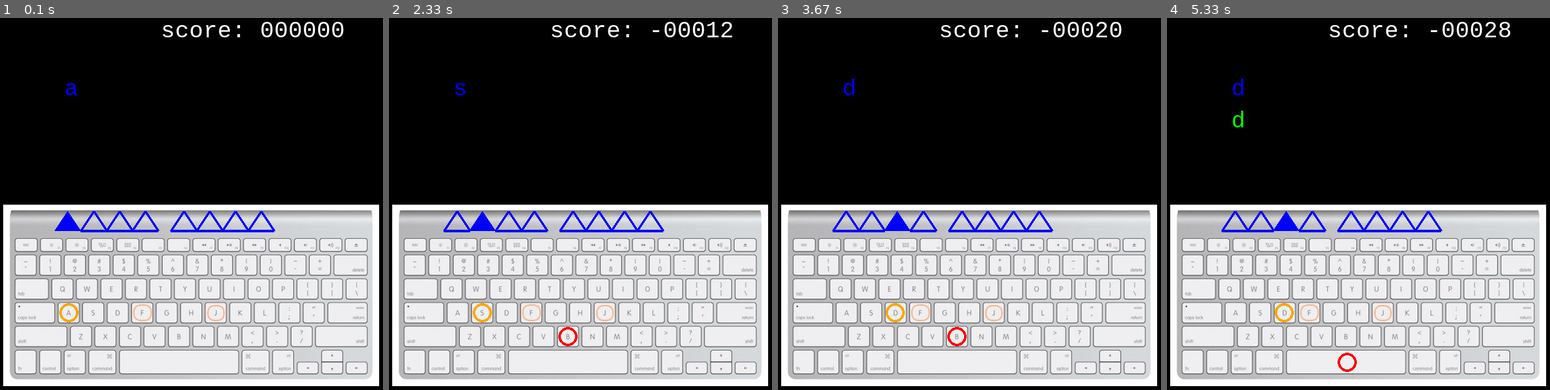
Above: before the commit, frames 1-4 (left to right).
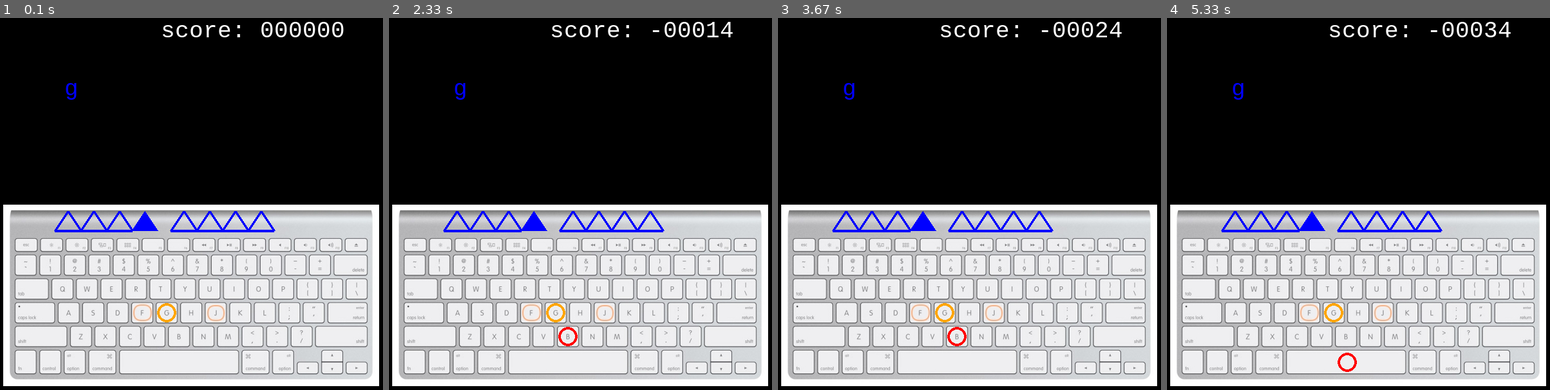
Above: after the commit, the same moments.

Repository: litdream/TypingGym
Game: pygame game, started from module_1.py
Two runs of this game, one before a commit and one after it. Both use one fixed random seed, a clock stepped at 60 frames per second and the inputs below.
Inputs:
- Up to frame 1 (0.1 s): no input
- Up to frame 2 (2.33 s): tap Enter at 0.33 s; hold D 0.67-1.13 s; tap Space at 0.73, 1.03, 1.23, 1.57, 1.87, 2.07 s; tap B at 0.82, 2.15 s; hold W 1.17-1.47 s; tap C at 1.32 s; hold D 1.5-1.97 s; hold A from 2 s (still down)
- Up to frame 3 (3.67 s): tap Space at 2.37, 2.63, 2.97, 3.27, 3.4 s; release A at 2.53 s; hold S 2.57-2.87 s; tap C at 2.72 s; hold A 2.9-3.3 s; hold W from 3.33 s (still down); tap B at 3.48 s
- Up to frame 4 (5.33 s): release W at 3.7 s; hold D 3.73-4.37 s; tap Space at 3.8, 4.1, 4.47, 4.87, 5.17 s; tap C at 3.88 s; hold S 4.4-4.77 s; hold A 4.8-5.27 s; tap B at 4.95 s; hold D from 5.3 s (still down)

The runs differ from the first frame. In frame 1, 0.6% of the frame differs, in the area x 14-47%, y 17-82%; in frame 2, 0.7%; in frame 3, 0.6%; in frame 4, 0.8%, in the area x 17-90%, y 1-82%.

Commit message:
level edge case.

Diff:
--- a/module_1.py
+++ b/module_1.py
@@ -164,6 +164,8 @@
         word_practice(words, wcnt)
         clap()
 
+    _lvl_player("abcdefghijklmnopqrstuvwxyz", all_words[11], 1, increment=11)
+
     _lvl_player("asdf", all_words[0], 5, 10, increment=1)
     _lvl_player("jkl;", all_words[1], 3, 20, increment=2)
     #_lvl_player("jkl;", all_words[1], 3, 30, increment=2)
@@ -176,6 +178,7 @@
     _lvl_player("tgbyhn", all_words[8], increment=9)
     _lvl_player("asdfjklqweruiopzxcvnm", all_words[9], 1, increment=10)
     _lvl_player("asdfjkltgbyhn", all_words[10], 2, increment=11)
+    _lvl_player("abcdefghijklmnopqrstuvwxyz", all_words[11], 2, increment=11)
 
     pygame.quit()
 
Not shown, changed: word-list.dat
